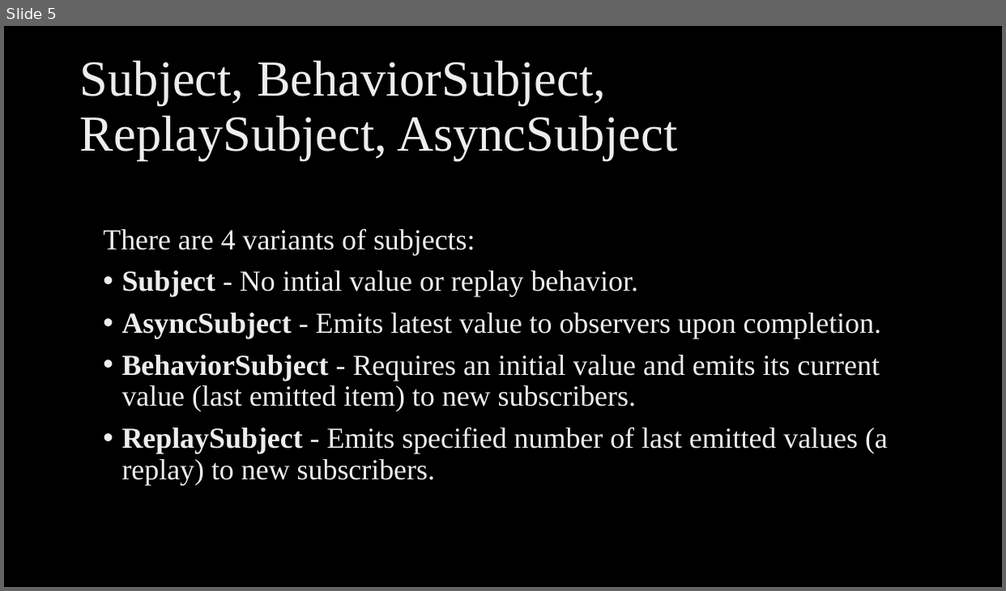
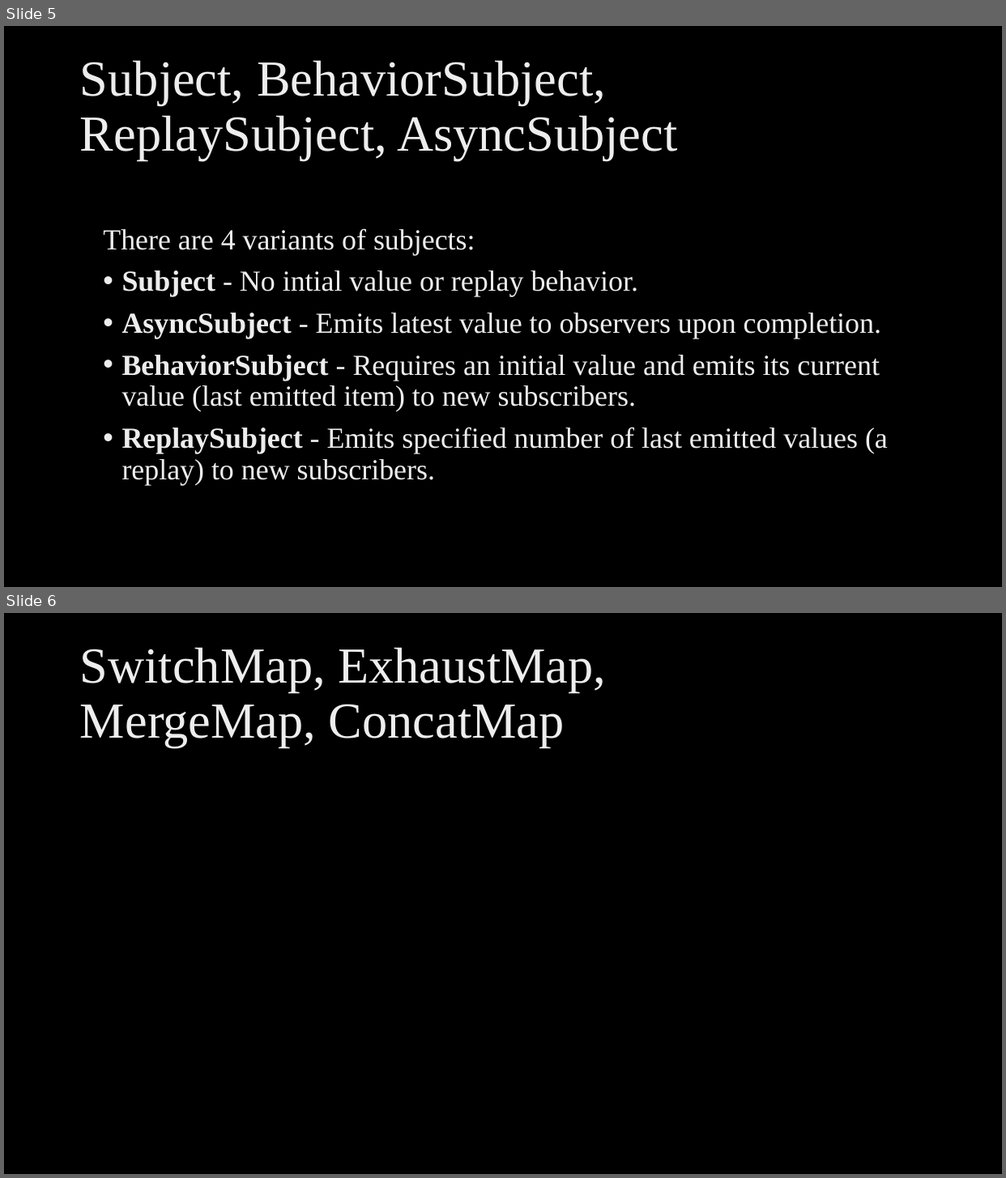
Before and after one commit to ngohungphuc/Presentation, a slide deck: RXJS Make it easy/RXJS Make it easy.pptx. Shown one above the other, each under a label of ours: slide 5 before the commit, slides 5 and 6 after it. The pictures are 1006x591 and 1006x1178 pixels, drawn with LibreOffice and Linux fonts; fonts in the diff are those of the drawing; background and template pictures are left out. Boxes give left, top, right and bottom in pixels: in the first picture for what was removed or moved away, otherwise in the second. Text is boxed around its words. In the diff, an @@ line names an element or a change of style, - is before the commit and + after.

```diff
--- a/RXJS Make it easy/RXJS Make it easy.pptx
+++ b/RXJS Make it easy/RXJS Make it easy.pptx
@@ slide 6 added at (4, 613, 1002, 1174), background picture (left out) @@
@@ title added at (80, 647, 607, 747), 48.6 pt, text gradient #BFBFBF to #EDEDED to #FFFFFF @@
+SwitchMap, ExhaustMap,
+MergeMap, ConcatMap
```
Also in this commit, not shown: 1 slide changed, 1 other slide added, 1 other file.
